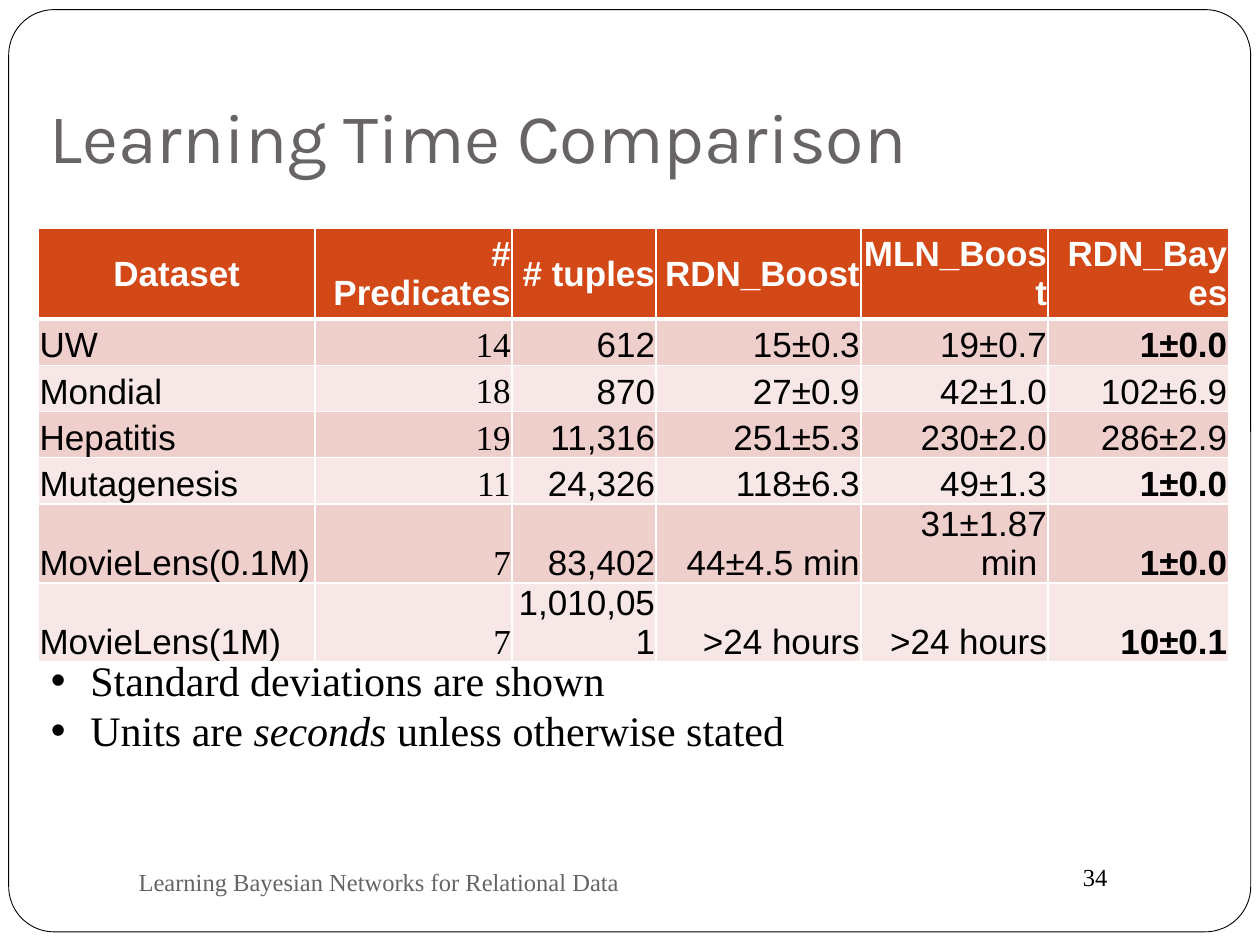
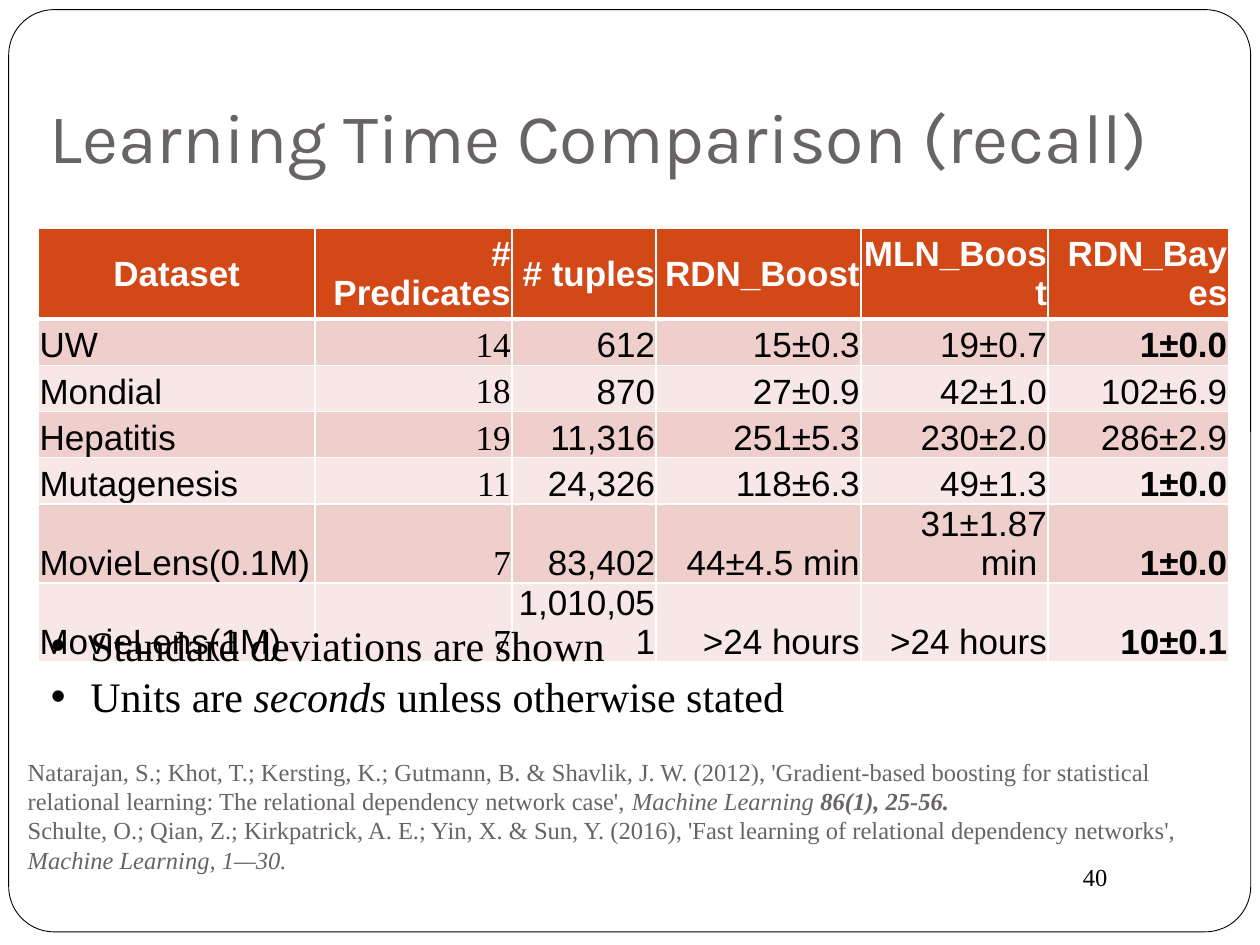
Before and after one commit to oschulte/srl-tutorial-slides, a slide deck: slide 40 of ch5-rel-bayes-net-classifier.pptx (slide 34 before the commit). Drawn at 1260x945 pixels with LibreOffice and Linux fonts; fonts in the diff are those of the drawing. Boxes give left, top, right and bottom in pixels: in the first picture for what was removed or moved away, otherwise in the second. Text is boxed around its words. In the diff, an @@ line names an element or a change of style, - is before the commit and + after.

```diff
--- a/ch5-rel-bayes-net-classifier.pptx
+++ b/ch5-rel-bayes-net-classifier.pptx
@@ title at box(50, 112, 1148, 180): text changed @@
-Learning Time Comparison
+Learning Time Comparison (recall)
@@ text "Standard deviations are shown" rewrapped from box(90, 667, 784, 747) to box(90, 629, 784, 713) @@
@@ text at box(28, 764, 1174, 874): text changed @@
-Learning Bayesian Networks for Relational Data
+Natarajan, S.; Khot, T.; Kersting, K.; Gutmann, B. & Shavlik, J. W. (2012), 'Gradient-based boosting for statistical relational learning: The relational dependency network case', Machine Learning 86(1), 25-56.
+Schulte, O.; Qian, Z.; Kirkpatrick, A. E.; Yin, X. & Sun, Y. (2016), 'Fast learning of relational dependency networks', Machine Learning, 1—30.
@@ page number at box(1083, 869, 1108, 887): text changed @@
-34
+40
```
Also in this commit, not shown: 10 other slides changed, 6 slides added, 5 other files.
